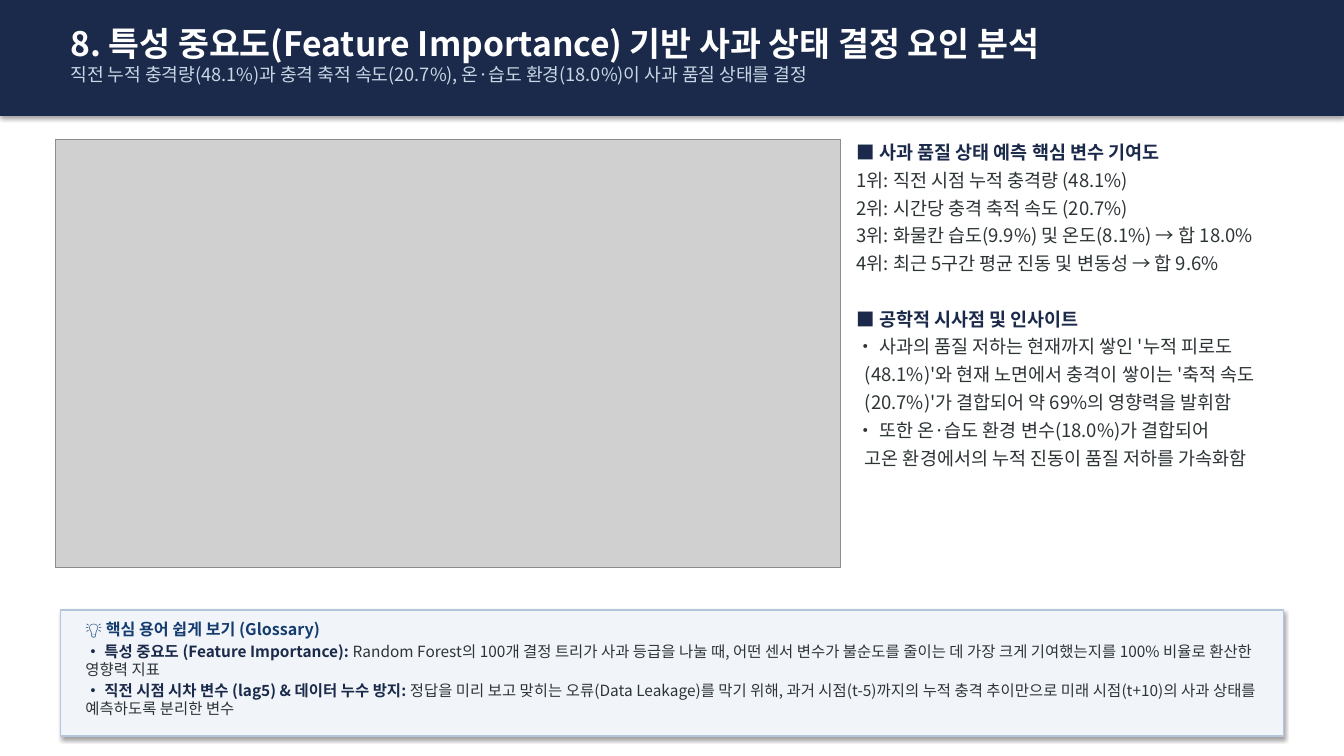
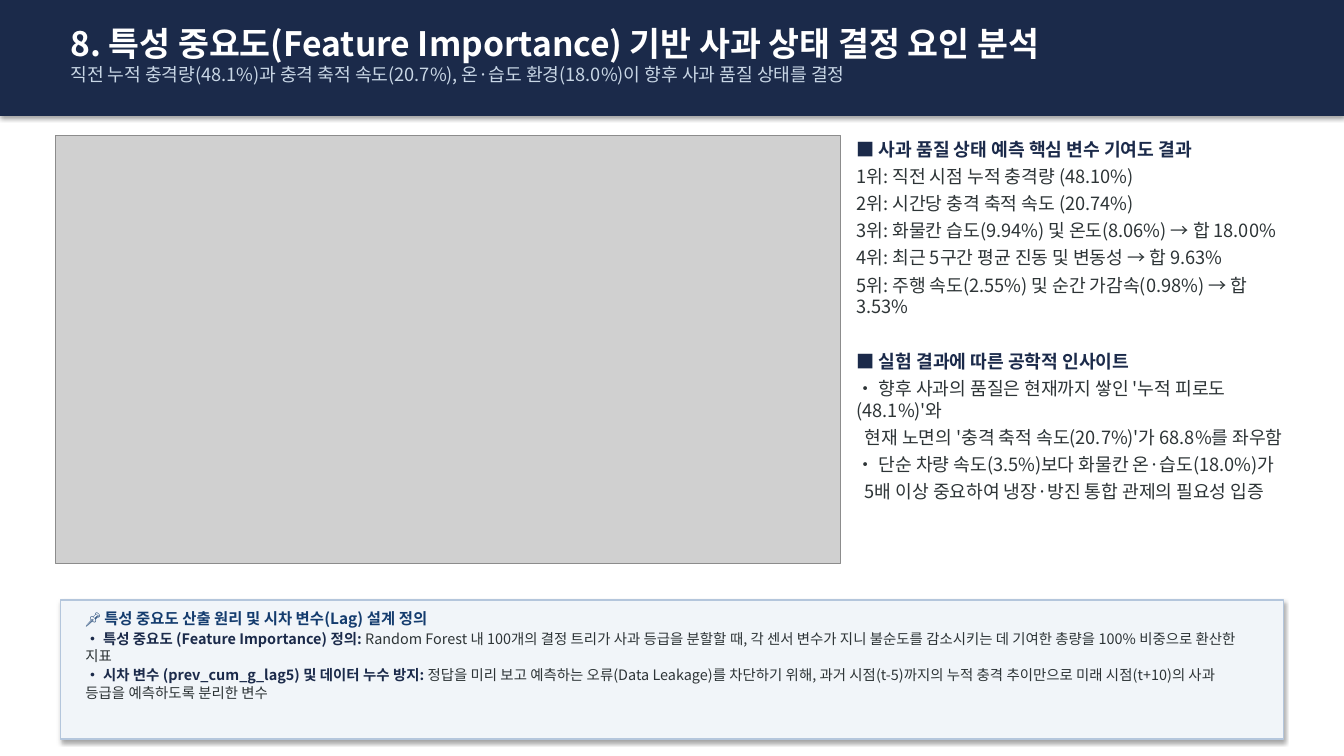
Before and after one commit to sungmin9910/prediction, a slide deck: slide 9 of 사과_운송_이상충격_예측_발표자료.pptx. Drawn at 1344x756 pixels with LibreOffice and Linux fonts; fonts in the diff are those of the drawing; grey boxes stand for pictures. Boxes give left, top, right and bottom in pixels: in the first picture for what was removed or moved away, otherwise in the second. Text is boxed around its words. In the diff, an @@ line names an element or a change of style, - is before the commit and + after.

```diff
--- a/사과_운송_이상충격_예측_발표자료.pptx
+++ b/사과_운송_이상충격_예측_발표자료.pptx
@@ text at (70,63,844,85): text changed @@
-직전 누적 충격량(48.1%)과 충격 축적 속도(20.7%), 온·습도 환경(18.0%)이 사과 품질 상태를 결정
+직전 누적 충격량(48.1%)과 충격 축적 속도(20.7%), 온·습도 환경(18.0%)이 향후 사과 품질 상태를 결정
@@ picture: place and size @@
-picture at (55,139,841,568)
+picture at (55,135,841,564)
@@ text at (857,140,1282,500): text changed; size 13.2 to 13 pt @@
-■ 사과 품질 상태 예측 핵심 변수 기여도
-1위: 직전 시점 누적 충격량 (48.1%)
-2위: 시간당 충격 축적 속도 (20.7%)
-3위: 화물칸 습도(9.9%) 및 온도(8.1%) → 합 18.0%
-4위: 최근 5구간 평균 진동 및 변동성 → 합 9.6%
-■ 공학적 시사점 및 인사이트
-• 사과의 품질 저하는 현재까지 쌓인 '누적 피로도
-(48.1%)'와 현재 노면에서 충격이 쌓이는 '축적 속도
-(20.7%)'가 결합되어 약 69%의 영향력을 발휘함
-• 또한 온·습도 환경 변수(18.0%)가 결합되어
-고온 환경에서의 누적 진동이 품질 저하를 가속화함
+■ 사과 품질 상태 예측 핵심 변수 기여도 결과
+1위: 직전 시점 누적 충격량 (48.10%)
+2위: 시간당 충격 축적 속도 (20.74%)
+3위: 화물칸 습도(9.94%) 및 온도(8.06%) → 합 18.00%
+4위: 최근 5구간 평균 진동 및 변동성 → 합 9.63%
+5위: 주행 속도(2.55%) 및 순간 가감속(0.98%) → 합 3.53%
+■ 실험 결과에 따른 공학적 인사이트
+• 향후 사과의 품질은 현재까지 쌓인 '누적 피로도(48.1%)'와
+현재 노면의 '충격 축적 속도(20.7%)'가 68.8%를 좌우함
+• 단순 차량 속도(3.5%)보다 화물칸 온·습도(18.0%)가
+5배 이상 중요하여 냉장·방진 통합 관제의 필요성 입증
@@ rectangle: place and size @@
-rectangle at (60,610,1284,736)
+rectangle at (60,600,1284,739)
@@ text at (85,611,1236,699): text changed; size 11 to 10.3 pt @@
-💡 핵심 용어 쉽게 보기 (Glossary)
-• 특성 중요도 (Feature Importance): Random Forest의 100개 결정 트리가 사과 등급을 나눌 때, 어떤 센서 변수가 불순도를 줄이는 데 가장 크게 기여했는지를 100% 비율로 환산한 영향력 지표
-• 직전 시점 시차 변수 (lag5) & 데이터 누수 방지: 정답을 미리 보고 맞히는 오류(Data Leakage)를 막기 위해, 과거 시점(t-5)까지의 누적 충격 추이만으로 미래 시점(t+10)의 사과 상태를 예측하도록 분리한 변수
+📌 특성 중요도 산출 원리 및 시차 변수(Lag) 설계 정의
+• 특성 중요도 (Feature Importance) 정의: Random Forest 내 100개의 결정 트리가 사과 등급을 분할할 때, 각 센서 변수가 지니 불순도를 감소시키는 데 기여한 총량을 100% 비중으로 환산한 지표
+• 시차 변수 (prev_cum_g_lag5) 및 데이터 누수 방지: 정답을 미리 보고 예측하는 오류(Data Leakage)를 차단하기 위해, 과거 시점(t-5)까지의 누적 충격 추이만으로 미래 시점(t+10)의 사과 등급을 예측하도록 분리한 변수
```
Also in this commit, not shown: 8 other slides changed, 4 other files.
